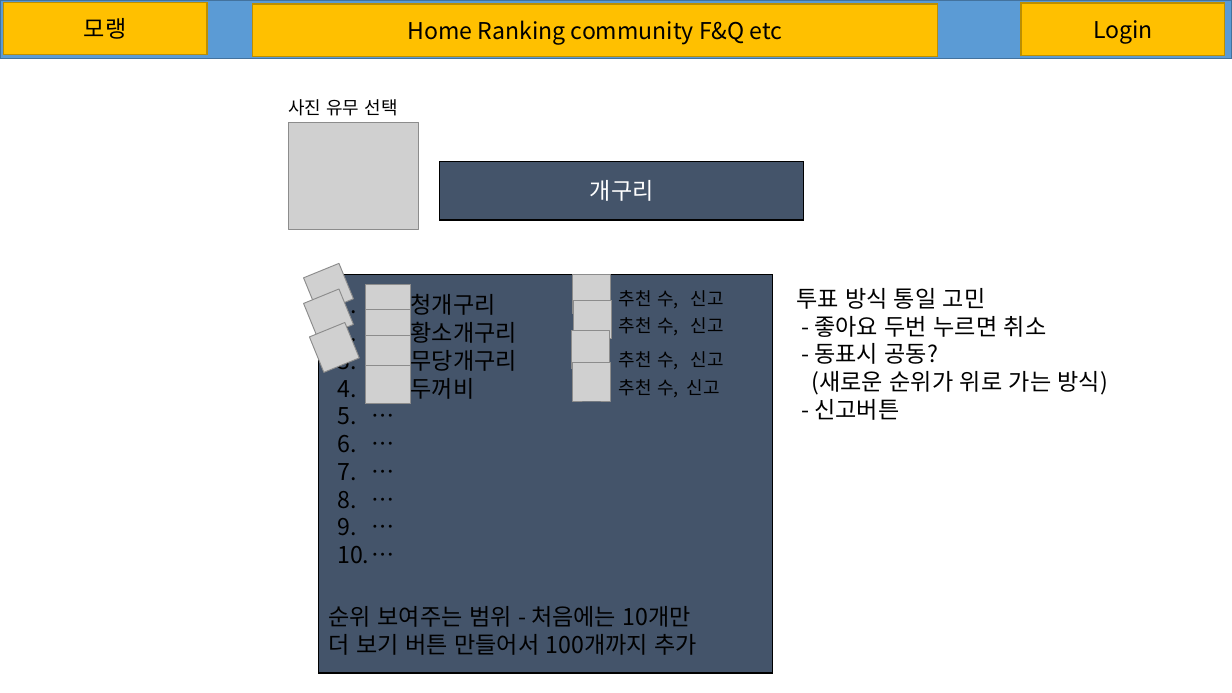
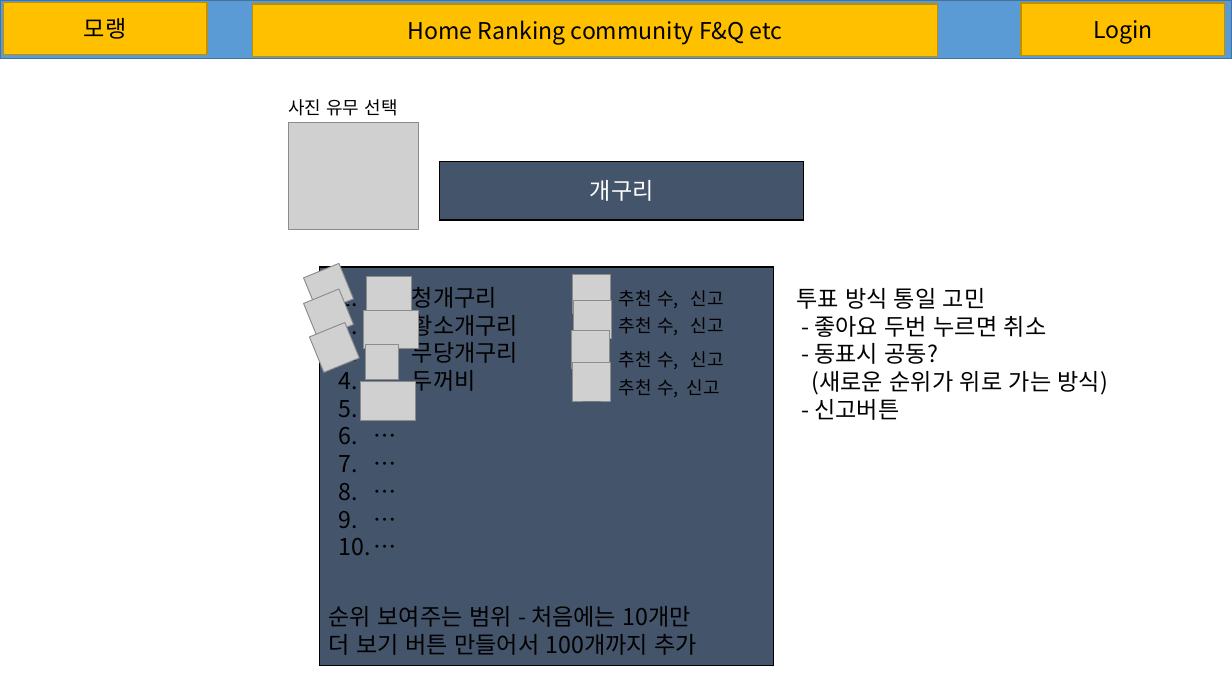
Before and after one commit to What-The-Pork/meeting-log, a slide deck: slide 2 of image/search/검색기능 프로토타입0524.pptx. Drawn at 1232x693 pixels with LibreOffice and Linux fonts; fonts in the diff are those of the drawing; grey boxes stand for pictures. Boxes give left, top, right and bottom in pixels: in the first picture for what was removed or moved away, otherwise in the second. Text is boxed around its words. In the diff, an @@ line names an element or a change of style, - is before the commit and + after.

```diff
--- a/image/search/검색기능 프로토타입0524.pptx
+++ b/image/search/검색기능 프로토타입0524.pptx
@@ rectangle moved from (x1=318, y1=274, x2=772, y2=673) to (x1=320, y1=267, x2=774, y2=665) @@
@@ text "청개구리" moved from (x1=411, y1=294, x2=517, y2=399) to (x1=412, y1=287, x2=518, y2=395) @@
@@ picture moved from (x1=365, y1=284, x2=410, y2=323) to (x1=366, y1=276, x2=411, y2=315) @@
@@ picture resized from (x1=365, y1=310, x2=410, y2=348) to (x1=363, y1=311, x2=419, y2=348) @@
@@ picture resized from (x1=365, y1=335, x2=410, y2=374) to (x1=365, y1=345, x2=399, y2=381) @@
@@ picture added at (x1=360, y1=382, x2=415, y2=421) @@
@@ picture removed at (x1=365, y1=366, x2=410, y2=405) @@
```
Also in this commit, not shown: 1 other slide changed, 1 other file.
